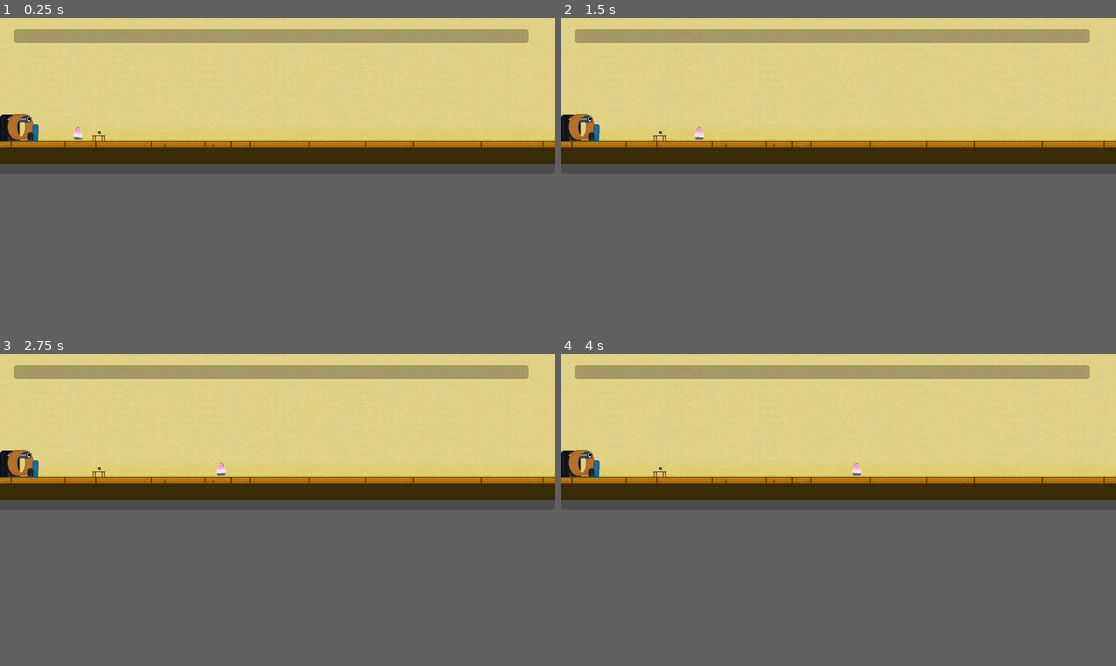
Above: before the commit, frames 1-4 (two rows, left to right).
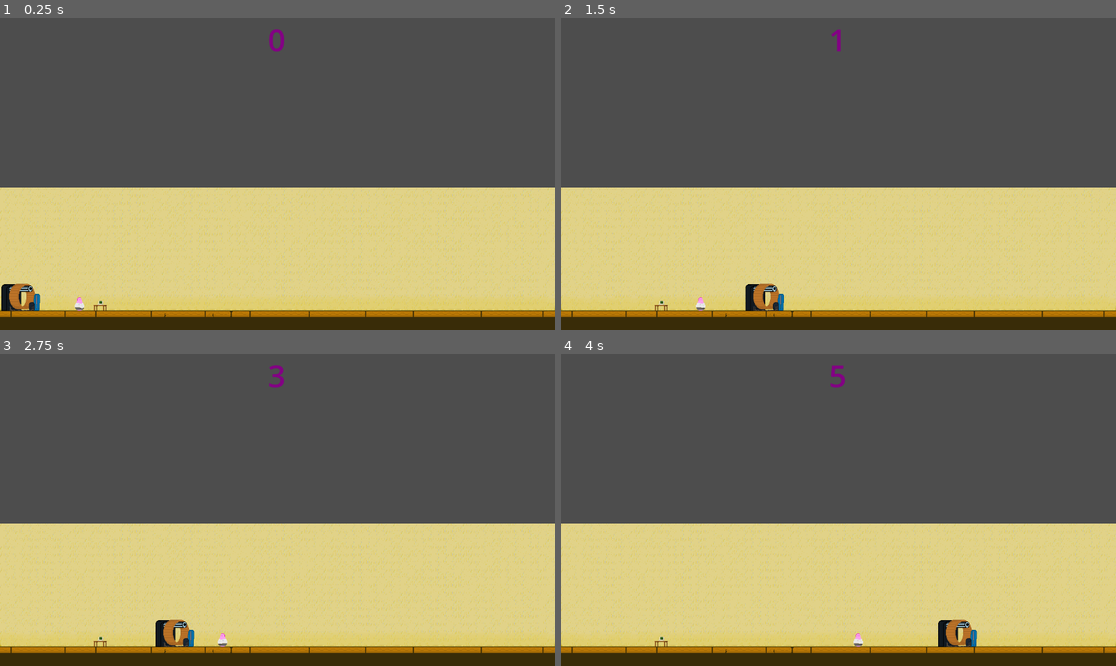
Above: after the commit, the same moments.

Repository: theNEENERist/HamsterWheelPower
Game: Godot game, scene res://main.tscn
The game is run twice, just before and just after one commit, with the same random seed, the same clock (stepped at 60 frames per second) and the same inputs.
Inputs:
- Up to frame 1 (0.25 s): no input
- Up to frame 2 (1.5 s): tap Enter at 0.5 s; hold E (Interact) 0.53-1.28 s; hold Right (ui_right) from 0.53 s (still down); tap Space (Jump) at 0.77 s; tap E (Interact) at 1.35 s
- Up to frame 3 (2.75 s): tap Space (Jump) at 1.52 s; release Right (ui_right) at 2.03 s; hold Left (ui_left) from 2.03 s (still down); hold E (Interact) from 2.03 s (still down)
- Up to frame 4 (4 s): release Left (ui_left) at 2.78 s; release E (Interact) at 2.78 s; hold Right (ui_right) from 2.78 s (still down); tap E (Interact) at 2.85 s; tap Space (Jump) at 3.02, 3.77 s; hold E (Interact) from 3.53 s (still down)
In our replay, the window is 799x224 before the commit and 799x449 after it. These sizes can differ from the game's own. Grey fills any space a smaller window leaves; there, only what the larger window draws over its background counts as a difference.

The runs differ from the first frame. In frame 1, 61% of the frame differs, in the area x 0-100%, y 0-100%; in frame 2, 61%; in frame 3, 61%; in frame 4, 61%.

Commit message:
Revert "Wheel power (#6)"
This reverts commit cc718ed0144d7ba4115b5dbb972ed5344b0a4378.

Diff:
--- a/Scenes/hamster_wheel.tscn
+++ b/Scenes/hamster_wheel.tscn
@@ -1,8 +1,7 @@
 [gd_scene format=3 uid="uid://b6hex0ms45x0u"]
 
 [ext_resource type="Texture2D" uid="uid://c7nccjkigi4li" path="res://Assets/Sprites/Wheel/Wheel.png" id="1_at4it"]
-[ext_resource type="Script" uid="uid://dkl26n01qah01" path="res://Scripts/hamster_wheel.gd" id="2_hisx3"]
-[ext_resource type="Script" uid="uid://hgg26lj0cua2" path="res://Scripts/animated_sprite_2d.gd" id="3_hhlj4"]
+[ext_resource type="Script" uid="uid://hgg26lj0cua2" path="res://Scripts/hamster_wheel.gd" id="2_hisx3"]
 
 [sub_resource type="SpriteFrames" id="SpriteFrames_hisx3"]
 animations = [{
@@ -15,36 +14,6 @@
 "speed": 5.0
 }]
 
-[sub_resource type="RectangleShape2D" id="RectangleShape2D_hisx3"]
-size = Vector2(81, 56)
-
-[sub_resource type="StyleBoxFlat" id="StyleBoxFlat_hhlj4"]
-
-[node name="Hamster Wheel" type="Area2D" unique_id=1225893140]
+[node name="Hamster Wheel" type="AnimatedSprite2D" unique_id=1745696678]
+sprite_frames = SubResource("SpriteFrames_hisx3")
 script = ExtResource("2_hisx3")
-
-[node name="AnimatedSprite2D" type="AnimatedSprite2D" parent="." unique_id=1745696678]
-sprite_frames = SubResource("SpriteFrames_hisx3")
-script = ExtResource("3_hhlj4")
-
-[node name="CollisionShape2D" type="CollisionShape2D" parent="." unique_id=55599518]
-position = Vector2(-0.5, 4)
-shape = SubResource("RectangleShape2D_hisx3")
-
-[node name="ToolTipLabel" type="RichTextLabel" parent="." unique_id=1458101361]
-anchors_preset = 13
-anchor_left = 0.5
-anchor_right = 0.5
-anchor_bottom = 1.0
-offset_left = -8.0
-offset_top = -52.0
-offset_right = 10.5
-offset_bottom = -28.0
-grow_horizontal = 2
-grow_vertical = 2
-theme_override_colors/default_color = Color(0, 0, 0, 1)
-theme_override_styles/normal = SubResource("StyleBoxFlat_hhlj4")
-text = "E"
-horizontal_alignment = 1
-
-[connection signal="body_entered" from="." to="AnimatedSprite2D" method="_on_hamster_wheel_body_entered"]
--- a/Scenes/hud.tscn
+++ b/Scenes/hud.tscn
@@ -1,23 +1,15 @@
 [gd_scene format=3 uid="uid://d3yowfq0lpr8u"]
 
-[ext_resource type="Script" uid="uid://c5bbkbn12x5ul" path="res://Scripts/hud.gd" id="1_e0onf"]
+[node name="HUD" type="CanvasLayer" unique_id=570030546]
 
-[sub_resource type="Theme" id="Theme_e0onf"]
-
-[sub_resource type="StyleBoxFlat" id="StyleBoxFlat_fccik"]
-bg_color = Color(0.0063492884, 0.6019764, 9.62615e-07, 1)
-
-[node name="HUD" type="CanvasLayer" unique_id=570030546]
-script = ExtResource("1_e0onf")
-
-[node name="ProgressBar" type="ProgressBar" parent="." unique_id=647494945]
-offset_left = 29.0
-offset_top = 23.0
-offset_right = 1097.0
-offset_bottom = 52.0
-theme = SubResource("Theme_e0onf")
-theme_override_styles/fill = SubResource("StyleBoxFlat_fccik")
-max_value = 25.0
-show_percentage = false
-
-[connection signal="value_changed" from="ProgressBar" to="." method="_on_progress_bar_value_changed"]
+[node name="PowerLabel" type="Label" parent="." unique_id=49270501]
+anchors_preset = 5
+anchor_left = 0.5
+anchor_right = 0.5
+offset_left = -20.0
+offset_right = 20.0
+offset_bottom = 23.0
+grow_horizontal = 2
+theme_override_colors/font_color = Color(0.515171, 0.00019184918, 0.5161381, 1)
+theme_override_font_sizes/font_size = 64
+text = "0"
--- a/Scenes/player_character.tscn
+++ b/Scenes/player_character.tscn
@@ -49,6 +49,8 @@
 }]
 
 [sub_resource type="CapsuleShape2D" id="CapsuleShape2D_o0f8b"]
+radius = 8.0
+height = 26.0
 
 [node name="Player Character" type="CharacterBody2D" unique_id=1090640668]
 script = ExtResource("1_cmdk4")
@@ -58,5 +60,5 @@
 animation = &"Walk"
 
 [node name="CollisionShape2D" type="CollisionShape2D" parent="." unique_id=1323222676]
-position = Vector2(0, 1)
+position = Vector2(0, 2)
 shape = SubResource("CapsuleShape2D_o0f8b")
--- a/Scripts/animated_sprite_2d.gd
+++ /dev/null
@@ -1,27 +0,0 @@
-extends AnimatedSprite2D
-
-@export var speed = 400
-
-# var wheel_selected: bool = true
-var screen_size # Size of the game window.
-
-# Called when the node enters the scene tree for the first time.
-func _ready():
-	screen_size = get_viewport_rect().size
-
-
-# Called every frame. 'delta' is the elapsed time since the previous frame.
-func _process(delta: float) -> void:
-	pass
-	# var wheel_velocity = Vector2.ZERO # The player's movement vector.
-	# if Globals.wheel_selected:
-	# 	if Input.is_action_pressed("ui_right"):
-	# 		wheel_velocity.x += 1
-	# 	elif Input.is_action_pressed("ui_left"):
-	# 		wheel_velocity.x -= 1
-
-	# 	if wheel_velocity.length() > 0:
-	# 		wheel_velocity = wheel_velocity.normalized() * speed
-
-	# 	position += wheel_velocity * delta
-	# 	position = position.clamp(Vector2.ZERO, screen_size)
--- a/Scripts/globals.gd
+++ /dev/null
@@ -1,5 +0,0 @@
-extends Node
-
-var wheel_selected: bool = false
-var max_power_reached: bool = false
-var min_power_reached: bool = true
--- a/Scripts/hamster_wheel.gd
+++ b/Scripts/hamster_wheel.gd
@@ -1,18 +1,26 @@
-extends Area2D
+extends AnimatedSprite2D
 
-@export var tooltip_text: String = "E"
+@export var speed = 400
 
-var tooltip_label: Label
+var wheel_selected: bool = true
+var screen_size # Size of the game window.
 
 # Called when the node enters the scene tree for the first time.
-func _ready() -> void:
-	pass # Replace with function body.
+func _ready():
+	screen_size = get_viewport_rect().size
 
-# shows tooltip when the player is colliding with the wheel.
-func tooltip_show() -> void:
-	$"ToolTipLabel".text = tooltip_text
-	$"ToolTipLabel".show()
 
- # hides the tooltip if player is not colliding with the wheel.
-func tooltip_hide() -> void:
-	$"ToolTipLabel".hide()
+# Called every frame. 'delta' is the elapsed time since the previous frame.
+func _process(delta: float) -> void:
+	var wheel_velocity = Vector2.ZERO # The player's movement vector.
+	if wheel_selected:
+		if Input.is_action_pressed("ui_right"):
+			wheel_velocity.x += 1
+		elif Input.is_action_pressed("ui_left"):
+			wheel_velocity.x -= 1
+
+		if wheel_velocity.length() > 0:
+			wheel_velocity = wheel_velocity.normalized() * speed
+
+		position += wheel_velocity * delta
+		position = position.clamp(Vector2.ZERO, screen_size)
--- a/Scripts/hud.gd
+++ b/Scripts/hud.gd
@@ -1,32 +1,14 @@
 extends CanvasLayer
-
-@export var max_power: int = 25
-@export var min_power: int = 0
 
 
 # Called when the node enters the scene tree for the first time.
 func _ready() -> void:
-	$"ProgressBar".max_value = max_power
-	$"ProgressBar".min_value = min_power
-	$ProgressBar.value = 0
+	pass # Replace with function body.
 
 
 # Called every frame. 'delta' is the elapsed time since the previous frame.
 func _process(delta: float) -> void:
 	pass
 
-# updates the score label on the HUD with the current score
 func set_score(score: int) -> void:
-	$ProgressBar.value = score
-
-# updates if max or min power has been reached absed on the value
-func _on_progress_bar_value_changed(value: float) -> void:
-	if value >= max_power:
-		Globals.max_power_reached = true
-		Globals.min_power_reached = false
-	elif value <= min_power:
-		Globals.min_power_reached = true
-		Globals.max_power_reached = false
-	else:
-		Globals.max_power_reached = false
-		Globals.min_power_reached = false
+	$PowerLabel.text = str(score)
--- a/main.gd
+++ b/main.gd
@@ -3,59 +3,50 @@
 @export var power: int = 0
 @export var wheel_speed = 400
 
+var wheel_selected: bool = true
 var wheel_velocity: Vector2 = Vector2.ZERO
 var screen_size # Size of the game window.
-var player_wheel_collide: bool = false
 
 # Called when the node enters the scene tree for the first time.
 func _ready() -> void:
 	screen_size = get_viewport().get_visible_rect().size
+	print ("Screen size: ", screen_size)
+
 
 # Called every frame. 'delta' is the elapsed time since the previous frame.
 func _process(delta: float) -> void:
-	var overlapping: Array[Node2D] = $"Hamster Wheel".get_overlapping_bodies()
-	if overlapping.size() > 1:
-		if overlapping.has($"Player Character"):
-			player_wheel_collide = true
-			$"Hamster Wheel".tooltip_show()
-		else:
-			player_wheel_collide = false
-			$"Hamster Wheel".tooltip_hide()
+	pass
 
-	else:
-		player_wheel_collide = false
-		$"Hamster Wheel".tooltip_hide()
-
-# increases the power variable by 1 and updates the HUD
 func power_up() -> void:
 	power += 1
 	$"HUD".set_score(power)
 
-# decreases the power variable by 1 and updates the HUD
 func power_down() -> void:
 	power -= 1
 	$"HUD".set_score(power)
 
-# listens for left and right input events and starts/stops the power up and down timers accordingly if the wheel is selected.
-# will change the wheel_selected variable if the player presses the interact button while colliding with the wheel.
 func _input(event):
-	if Globals.wheel_selected:
-		if event.is_action_pressed("ui_right") or event.is_action_pressed("ui_left"):
-			$"Power Up Timer".start()
-			$"Power Down Timer".stop()
-		if event.is_action_released("ui_right") or event.is_action_released("ui_left"):
-			$"Power Down Timer".start()
-			$"Power Up Timer".stop()
+	if event.is_action_pressed("ui_right") || event.is_action_pressed("ui_left"):
+		$"Power Up Timer".start()
+		$"Power Down Timer".stop()
+	if event.is_action_released("ui_right") || event.is_action_released("ui_left"):
+		$"Power Down Timer".start()
+		$"Power Up Timer".stop()
 
-	if event.is_action_pressed("Interact") and player_wheel_collide:
-		Globals.wheel_selected = not Globals.wheel_selected
+# func on_power_timer_timeout() -> void:
+# 	if wheel_selected:
+# 		if Input.is_action_pressed("ui_right"):
+# 			power_up()
+# 		elif Input.is_action_pressed("ui_left"):
+# 			power_up()
+# 		else:
+# 			power_down()
+# 	else:
+# 		power_down()
 
-# calls power_up() function when the timer time out
 func _on_power_up_timer_timeout() -> void:
-	if not Globals.max_power_reached:
-		power_up()
+	power_up()
 
-# calls power_down() function when the timer times out
+
 func _on_power_down_timer_timeout() -> void:
-	if not Globals.min_power_reached:
-		power_down()
+	power_down()
--- a/main.tscn
+++ b/main.tscn
@@ -6,23 +6,24 @@
 [ext_resource type="PackedScene" uid="uid://pw108b7nch6y" path="res://Scenes/player_character.tscn" id="3_h2yge"]
 [ext_resource type="PackedScene" uid="uid://c4shxeqmuiur6" path="res://Scenes/computer.tscn" id="5_lquwl"]
 [ext_resource type="PackedScene" uid="uid://d3yowfq0lpr8u" path="res://Scenes/hud.tscn" id="6_7mycd"]
+[ext_resource type="Script" uid="uid://c5bbkbn12x5ul" path="res://Scripts/hud.gd" id="7_272bh"]
 
 [node name="Main" type="Node" unique_id=1955998666]
 script = ExtResource("1_ig7tw")
 
 [node name="Tilemaps" parent="." unique_id=785688038 instance=ExtResource("2_0xm2m")]
-position = Vector2(0, -352)
 
 [node name="Hamster Wheel" parent="." unique_id=1745696678 instance=ExtResource("3_1bvp3")]
-position = Vector2(40, 224)
+position = Vector2(43, 576)
 
 [node name="Computer" parent="." unique_id=430056042 instance=ExtResource("5_lquwl")]
-position = Vector2(204, 240)
+position = Vector2(207, 592)
 
 [node name="Player Character" parent="." unique_id=1090640668 instance=ExtResource("3_h2yge")]
-position = Vector2(162, 240)
+position = Vector2(165, 592)
 
 [node name="HUD" parent="." unique_id=570030546 instance=ExtResource("6_7mycd")]
+script = ExtResource("7_272bh")
 
 [node name="Power Up Timer" type="Timer" parent="." unique_id=1820879917]
 wait_time = 0.5
@@ -30,7 +31,5 @@
 [node name="Power Down Timer" type="Timer" parent="." unique_id=2003629736]
 wait_time = 2.0
 
-[connection signal="body_entered" from="Hamster Wheel" to="." method="_on_hamster_wheel_body_entered"]
-[connection signal="action_interact" from="Player Character" to="." method="_on_player_character_action_interact"]
 [connection signal="timeout" from="Power Up Timer" to="." method="_on_power_up_timer_timeout"]
 [connection signal="timeout" from="Power Down Timer" to="." method="_on_power_down_timer_timeout"]
--- a/player.tscn
+++ b/player.tscn
@@ -1,10 +1,5 @@
 [gd_scene format=3 uid="uid://dglax1u52j6ap"]
-
-[sub_resource type="CapsuleShape2D" id="CapsuleShape2D_sh265"]
 
 [node name="CharacterBody2D" type="CharacterBody2D" unique_id=990529325]
 
 [node name="AnimatedSprite2D" type="AnimatedSprite2D" parent="." unique_id=1781768153]
-
-[node name="CollisionShape2D" type="CollisionShape2D" parent="." unique_id=630554390]
-shape = SubResource("CapsuleShape2D_sh265")
--- a/project.godot
+++ b/project.godot
@@ -14,14 +14,6 @@
 run/main_scene="uid://dmykk6qies6ch"
 config/features=PackedStringArray("4.6", "GL Compatibility")
 config/icon="res://icon.svg"
-
-[autoload]
-
-Globals="*uid://v6bt3wod037y"
-
-[display]
-
-window/size/viewport_height=324
 
 [dotnet]
 
Not shown, removed: Scripts/animated_sprite_2d.gd.uid
Not shown, removed: Scripts/globals.gd.uid
Not shown, changed: Scripts/hamster_wheel.gd.uid
